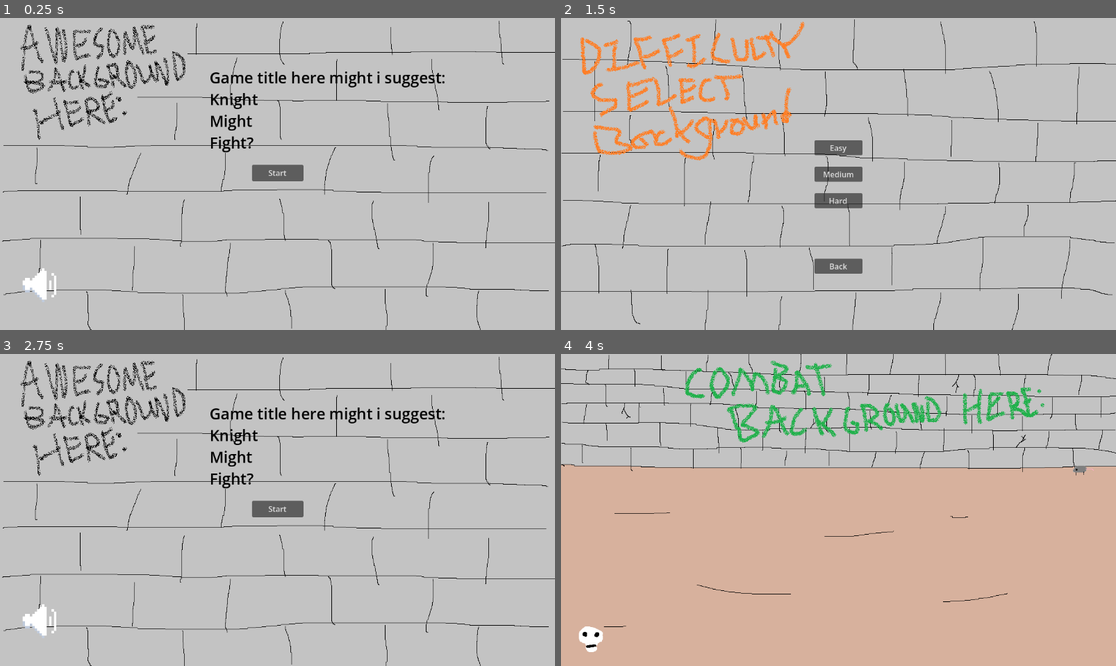
Above: before the commit, frames 1-4 (two rows, left to right).
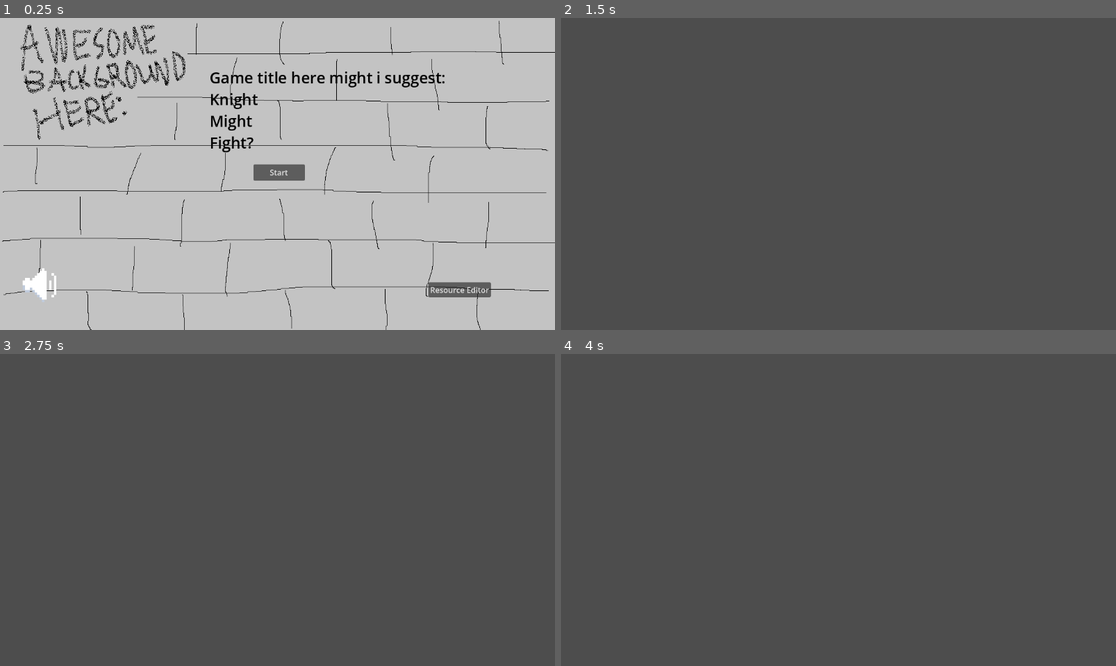
Above: after the commit, the same moments.

Repository: waterded/SDEV265-Game-Demo
Game: Godot game, scene res://node_2d.tscn
The game is run twice, just before and just after one commit, with the same random seed, the same clock (stepped at 60 frames per second) and the same inputs. Sound files missing from this copy of the repository are replaced by a short silence.
Inputs (mouse positions are in pixels of both pictures, inside the frame that each line leads up to):
- Up to frame 1 (0.25 s): no input
- Up to frame 2 (1.5 s): click (1021, 289) at 0.5 s, where only the run after the commit has a clickable "Resource Editor"; click (838, 174) at 1.25 s, where only the run before the commit has a clickable "Start"
- Up to frame 3 (2.75 s): click (277, 603) at 2 s, where only the run before the commit has a clickable "Back"
- Up to frame 4 (4 s): click (838, 510) at 2.75 s, where only the run before the commit has a clickable "Start"; click (838, 510) at 3.5 s, where only the run before the commit has a clickable "Medium"

The runs differ from the first frame. In frame 1, 0.6% of the frame differs, in the area x 45-89%, y 46-90%; in frame 2, 98%; in frame 3, 98%; in frame 4, 99%, in the area x 0-100%, y 0-100%.

Commit message:
Reorganized the file structure. Added enemy template.

Diff:
--- /dev/null
+++ b/Combat System/Enemies/mimic.tres
@@ -0,0 +1,13 @@
+[gd_resource type="Resource" script_class="EnemyTemplate" format=3 uid="uid://c5iawdkhgpxht"]
+
+[ext_resource type="Resource" uid="uid://bv3sprp5kfxsp" path="res://Combat System/Items/Enemy Items/trap.tres" id="1_eg7qa"]
+[ext_resource type="Script" uid="uid://doey7eqv7pt32" path="res://Combat System/enemy_template.gd" id="1_gebal"]
+[ext_resource type="Resource" uid="uid://djr0bfyp8txlx" path="res://Combat System/Items/Player Items/rapier.tres" id="2_8bbgm"]
+[ext_resource type="Texture2D" uid="uid://cfpovk0oag230" path="res://assets/Enemy Sprites/Mimic.png" id="4_uvca8"]
+
+[resource]
+script = ExtResource("1_gebal")
+enemy_name = "Mimic"
+sprite = ExtResource("4_uvca8")
+Combos = Array[Array]([[ExtResource("1_eg7qa"), ExtResource("2_8bbgm")], [ExtResource("1_eg7qa")]])
+metadata/_custom_type_script = "uid://doey7eqv7pt32"
--- a/Combat System/Items/Enemy Items/trap.tres
+++ b/Combat System/Items/Enemy Items/trap.tres
@@ -1,7 +1,7 @@
 [gd_resource type="Resource" script_class="ItemTemplate" format=3 uid="uid://bv3sprp5kfxsp"]
 
 [ext_resource type="Script" uid="uid://1vmcj1k2em07" path="res://Combat System/effect_group.gd" id="1_1g2ur"]
-[ext_resource type="Texture2D" uid="uid://clcp71j4c0yw4" path="res://assets/fc1193.png" id="2_0g8g4"]
+[ext_resource type="Texture2D" uid="uid://clcp71j4c0yw4" path="res://assets/Item Icons/fc1193.png" id="2_0g8g4"]
 [ext_resource type="Script" uid="uid://dhmt1wwmuyinx" path="res://Combat System/item_template.gd" id="2_48cch"]
 
 [sub_resource type="Resource" id="Resource_vq57n"]
@@ -9,7 +9,7 @@
 label = "Early Snap"
 weight = 10
 color = Color(0.5176471, 0, 0, 1)
-effects = Dictionary[int, int]({
+effects = Dictionary[Variant, int]({
 0: 2,
 2: 5
 })
@@ -20,7 +20,7 @@
 label = "Big Chomp"
 weight = 6
 color = Color(0.69411767, 0, 1, 1)
-effects = Dictionary[int, int]({
+effects = Dictionary[Variant, int]({
 0: 8
 })
 metadata/_custom_type_script = "uid://1vmcj1k2em07"
@@ -30,7 +30,7 @@
 label = "Suprise attack"
 weight = 4
 color = Color(0.20392157, 0, 0.2901961, 1)
-effects = Dictionary[int, int]({
+effects = Dictionary[Variant, int]({
 0: 4,
 4: 1
 })
--- a/Combat System/Items/Player Items/rapier.tres
+++ b/Combat System/Items/Player Items/rapier.tres
@@ -2,7 +2,7 @@
 
 [ext_resource type="Script" uid="uid://1vmcj1k2em07" path="res://Combat System/effect_group.gd" id="1_71v37"]
 [ext_resource type="Script" uid="uid://dhmt1wwmuyinx" path="res://Combat System/item_template.gd" id="2_5tkhg"]
-[ext_resource type="Texture2D" uid="uid://ckcfu4d514t6u" path="res://assets/fc1450.png" id="2_rnhop"]
+[ext_resource type="Texture2D" uid="uid://ckcfu4d514t6u" path="res://assets/Item Icons/fc1450.png" id="2_rnhop"]
 
 [sub_resource type="Resource" id="Resource_ha6ph"]
 script = ExtResource("1_71v37")
@@ -23,7 +23,7 @@
 label = "Quick Strike"
 weight = 5
 color = Color(0, 0.66749895, 1.347661e-06, 1)
-effects = Dictionary[int, int]({
+effects = Dictionary[Variant, int]({
 0: 3,
 7: 1
 })
--- /dev/null
+++ b/Combat System/enemy_template.gd
@@ -0,0 +1,6 @@
+class_name EnemyTemplate
+extends Resource
+@export var enemy_name: String = "Default Enemy"
+@export var sprite: Texture2D
+@export var base_hp: int = 50
+@export var Combos: Array[Array] = []
--- a/node_2d.tscn
+++ b/node_2d.tscn
@@ -1,7 +1,7 @@
 [gd_scene format=3 uid="uid://ubl05tbxru7l"]
 
 [ext_resource type="Script" uid="uid://b7t4wq302b1ks" path="res://scene_controller.gd" id="1_wtcfe"]
-[ext_resource type="AudioStream" uid="uid://dxe74ywcpis33" path="res://assets/Death of Kings.mp3" id="2_0e48y"]
+[ext_resource type="AudioStream" uid="uid://dxe74ywcpis33" path="res://assets/Audio/Death of Kings.mp3" id="2_0e48y"]
 [ext_resource type="Script" uid="uid://djmkp1nwm0ptu" path="res://audio_manager.gd" id="3_epypp"]
 
 [node name="SceneController" type="Node2D" unique_id=1085183220]
--- a/scene_relay.gd
+++ b/scene_relay.gd
@@ -3,7 +3,7 @@
 extends Node
 
 # Load the button sound effect
-var button_sound = preload("res://assets/floraphonic-metal-blade-slice-80-200898.mp3")
+var button_sound = preload("res://assets/Audio/floraphonic-metal-blade-slice-80-200898.mp3")
 var audio_player: AudioStreamPlayer
 
 func _ready():
@@ -17,7 +17,8 @@
 	DIFFICULTY_SELECT,
 	COMBAT,
 	ITEM_SELECTION,
-	GAME_OVER
+	GAME_OVER,
+	RESOURCE_EDITOR
 }
 
 #stores the path for each scene enum
@@ -26,7 +27,8 @@
 	DIFFICULTY_SELECT: "res://scenes/difficulty_select/difficulty_select_scene.tscn",
 	COMBAT: "res://scenes/combat_mode/combat_scene.tscn",
 	ITEM_SELECTION: "",
-	GAME_OVER: ""
+	GAME_OVER: "",
+	RESOURCE_EDITOR: "res://scenes/resource_editor/resource_editor.tscn"
 }
 
 #plays a UI sound effect that persists across scene changes
--- a/scenes/combat_mode/combat_scene.tscn
+++ b/scenes/combat_mode/combat_scene.tscn
@@ -1,12 +1,9 @@
 [gd_scene format=3 uid="uid://i47unydd7mit"]
 
-[ext_resource type="Texture2D" uid="uid://cjvl8kkn8le07" path="res://assets/Combat Mode Demo Background.png" id="1_3xal1"]
-[ext_resource type="Script" uid="uid://cmeg17kvhk4if" path="res://scenes/combat_mode/combat_scene.gd" id="1_m0bhs"]
-[ext_resource type="Resource" uid="uid://djr0bfyp8txlx" path="res://Combat System/Items/Player Items/rapier.tres" id="2_7gdny"]
+[ext_resource type="Texture2D" uid="uid://cjvl8kkn8le07" path="res://assets/Backgrounds/Combat Mode Demo Background.png" id="1_3xal1"]
+[ext_resource type="PackedScene" uid="uid://cql6yyh4o87ys" path="res://utilities/editor_camera.tscn" id="2_m0bhs"]
 
 [node name="CombatScene" type="Node2D" unique_id=206286677]
-script = ExtResource("1_m0bhs")
-item = ExtResource("2_7gdny")
 
 [node name="Background" type="TextureRect" parent="." unique_id=132441770]
 offset_left = -576.0
@@ -15,3 +12,5 @@
 offset_bottom = 324.0
 mouse_filter = 2
 texture = ExtResource("1_3xal1")
+
+[node name="EditorCamera" parent="." unique_id=2100617086 instance=ExtResource("2_m0bhs")]
--- a/scenes/difficulty_select/difficulty_select_scene.tscn
+++ b/scenes/difficulty_select/difficulty_select_scene.tscn
@@ -2,7 +2,7 @@
 
 [ext_resource type="PackedScene" uid="uid://cql6yyh4o87ys" path="res://utilities/editor_camera.tscn" id="1_nwqlm"]
 [ext_resource type="Script" uid="uid://ccnbocs5e6366" path="res://scenes/difficulty_select/back_button.gd" id="2_3njxl"]
-[ext_resource type="Texture2D" uid="uid://crm7eqis26s08" path="res://assets/Difficulty Select Demo.png" id="3_3njxl"]
+[ext_resource type="Texture2D" uid="uid://crm7eqis26s08" path="res://assets/Backgrounds/Difficulty Select Demo.png" id="3_3njxl"]
 [ext_resource type="Script" uid="uid://cpobcmuqk2u6k" path="res://scenes/difficulty_select/easy_button.gd" id="4_on1wh"]
 [ext_resource type="Script" uid="uid://dvpsh01cfhgaa" path="res://scenes/difficulty_select/medium_button.gd" id="5_l7f7b"]
 [ext_resource type="Script" uid="uid://bj418hjehjfvs" path="res://scenes/difficulty_select/hard_button.gd" id="6_hy8ew"]
--- /dev/null
+++ b/scenes/resource_editor/resource_editor.tscn
@@ -0,0 +1,9 @@
+[gd_scene format=3 uid="uid://dq2klgbi756jc"]
+
+[node name="ResourceEditor" type="Control" unique_id=643003087]
+layout_mode = 3
+anchors_preset = 15
+anchor_right = 1.0
+anchor_bottom = 1.0
+grow_horizontal = 2
+grow_vertical = 2
--- /dev/null
+++ b/scenes/start_menu/resource_editor_button.gd
@@ -0,0 +1,12 @@
+extends Button
+
+func _ready() -> void:
+	# Hide the button if not running in the editor
+	if not OS.has_feature("editor"):
+		visible = false
+
+
+
+func _on_pressed() -> void:
+	SceneRelay.play_button_sound()
+	SceneRelay.change_scene(SceneRelay.RESOURCE_EDITOR)
--- a/scenes/start_menu/start_scene.tscn
+++ b/scenes/start_menu/start_scene.tscn
@@ -1,11 +1,12 @@
 [gd_scene format=3 uid="uid://jau4u6rn4x4c"]
 
 [ext_resource type="Script" uid="uid://chixnr514tlrp" path="res://scenes/start_menu/start_button.gd" id="1_j82x3"]
-[ext_resource type="Texture2D" uid="uid://cy4t4c0j1ctvq" path="res://assets/Start Menu Demo Background.png" id="1_rhxc1"]
+[ext_resource type="Texture2D" uid="uid://cy4t4c0j1ctvq" path="res://assets/Backgrounds/Start Menu Demo Background.png" id="1_rhxc1"]
 [ext_resource type="PackedScene" uid="uid://cql6yyh4o87ys" path="res://utilities/editor_camera.tscn" id="2_flts6"]
-[ext_resource type="Texture2D" uid="uid://dybsixn0rf5jn" path="res://assets/Speaker-0.png" id="4_ei7q2"]
-[ext_resource type="Texture2D" uid="uid://bs2d5i0pxs2yu" path="res://assets/Speaker-Crossed.png" id="5_ei7q2"]
+[ext_resource type="Texture2D" uid="uid://dybsixn0rf5jn" path="res://assets/Audio/Speaker-0.png" id="4_ei7q2"]
+[ext_resource type="Texture2D" uid="uid://bs2d5i0pxs2yu" path="res://assets/Audio/Speaker-Crossed.png" id="5_ei7q2"]
 [ext_resource type="Script" uid="uid://be7llnpnhyyx3" path="res://scenes/start_menu/sound_button.gd" id="7_v6oho"]
+[ext_resource type="Script" uid="uid://e1kaqoc8adq7" path="res://scenes/start_menu/resource_editor_button.gd" id="7_xss5h"]
 
 [node name="StartScene" type="Node2D" unique_id=289524360]
 
@@ -18,10 +19,10 @@
 texture = ExtResource("1_rhxc1")
 
 [node name="StartButton" type="Button" parent="." unique_id=1784310737]
-offset_left = -53.0
-offset_top = -19.0
-offset_right = 54.0
-offset_bottom = 15.0
+offset_left = -50.0
+offset_top = -20.0
+offset_right = 57.0
+offset_bottom = 14.0
 text = "Start"
 script = ExtResource("1_j82x3")
 
@@ -51,5 +52,14 @@
 texture_pressed = ExtResource("5_ei7q2")
 script = ExtResource("7_v6oho")
 
+[node name="ResourceEditorButton" type="Button" parent="." unique_id=1694136028]
+offset_left = 313.0
+offset_top = 225.0
+offset_right = 443.0
+offset_bottom = 256.0
+text = "Resource Editor"
+script = ExtResource("7_xss5h")
+
 [connection signal="pressed" from="StartButton" to="StartButton" method="_button_pressed"]
 [connection signal="toggled" from="SoundButton" to="SoundButton" method="_on_toggled"]
+[connection signal="pressed" from="ResourceEditorButton" to="ResourceEditorButton" method="_on_pressed"]
Not shown, added: Combat System/enemy_template.gd.uid
Not shown, added: assets/Audio/Death of Kings.mp3.import
Renamed: assets/Speaker-0-flat.png -> assets/Audio/Speaker-0-flat.png
Not shown, changed: assets/Audio/Speaker-0-flat.png.import
Renamed: assets/Speaker-0.png -> assets/Audio/Speaker-0.png
Not shown, changed: assets/Audio/Speaker-0.png.import
Renamed: assets/Speaker-1-flat.png -> assets/Audio/Speaker-1-flat.png
Not shown, changed: assets/Audio/Speaker-1-flat.png.import
Renamed: assets/Speaker-1.png -> assets/Audio/Speaker-1.png
Not shown, changed: assets/Audio/Speaker-1.png.import
Renamed: assets/Speaker-Crossed-flat.png -> assets/Audio/Speaker-Crossed-flat.png
Not shown, changed: assets/Audio/Speaker-Crossed-flat.png.import
(and 20 more such lines)
